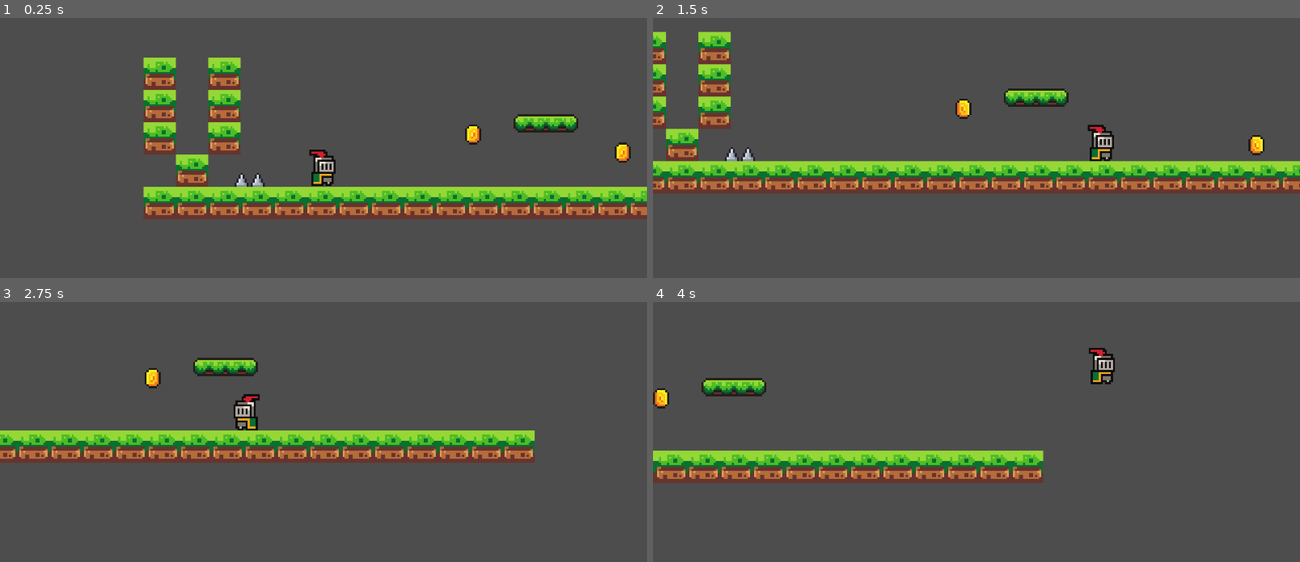
Above: before the commit, frames 1-4 (two rows, left to right).
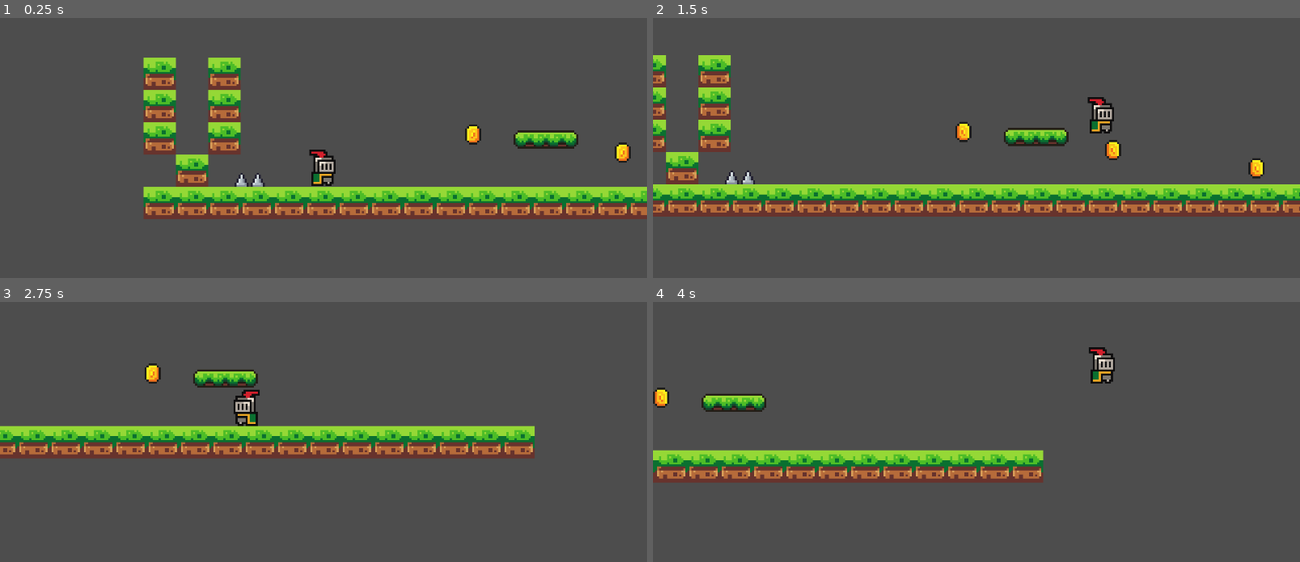
Above: after the commit, the same moments.

Repository: Parth-Agrawal2412/knight_on_the_platform_Source_code
Game: Godot game, scene res://Scenes/game.tscn
The game is run twice, just before and just after one commit, with the same random seed, the same clock (stepped at 60 frames per second) and the same inputs.
Inputs:
- Up to frame 1 (0.25 s): no input
- Up to frame 2 (1.5 s): hold Right (Right) from 0.53 s (still down); tap Space (Jump) at 0.77 s
- Up to frame 3 (2.75 s): tap Space (Jump) at 1.52 s; release Right (Right) at 2.03 s; hold Left (Left) from 2.03 s (still down)
- Up to frame 4 (4 s): release Left (Left) at 2.78 s; hold Right (Right) from 2.78 s (still down); tap Space (Jump) at 3.02, 3.77 s

The runs differ from the first frame. In frame 1, 1.2% of the frame differs, in the area x 79-90%, y 36-51%; in frame 2, 28%, in the area x 0-100%, y 5-77%; in frame 3, 10%; in frame 4, 2.1%.

Commit message:
Update one way platform

Diff:
--- a/Scenes/game.tscn
+++ b/Scenes/game.tscn
@@ -100,4 +100,4 @@
 position = Vector2(308, 104)
 
 [node name="One_way_platform" parent="." unique_id=1227080934 instance=ExtResource("6_i6g32")]
-position = Vector2(199, 84)
+position = Vector2(199, 92)
